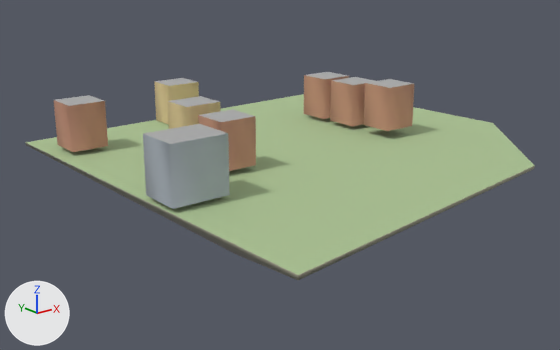
One commit to the glTF model godot_project/remake/sky/islands/SKY-078.lod2.glb: the scene before it, then after it.
Camera for both pictures: a 50 mm camera at (-247.0, -298.0, 105.0) aimed at (-8.0, 1.0, -14.0). The axes (+X, +Y, +Z) are drawn at lower left. The lights are the same throughout. The older version comes first. Vertices at exactly the same position are counted once.

The older version as bpy lines, for what is in view:
```python
me_buildings = bpy.data.meshes.new('buildings')
me_buildings.from_pydata(...)  # 64 vertices, 80 faces; spans x -102.0..65.0, y -49.0..92.0, z 0.0..28.0
me_buildings.materials.append(mat_sky_lod_bldg)
me_deck = bpy.data.meshes.new('deck')
me_deck.from_pydata(...)  # 6 vertices, 5 faces; spans x -105.0..122.0, y -123.0..99.0, z 0.0
me_deck.materials.append(mat_sky_deck)
me_rock = bpy.data.meshes.new('rock')
me_rock.from_pydata(...)  # 23 vertices, 39 faces; spans x -105.0..122.0, y -123.0..99.0, z -56.0..0.0
me_rock.materials.append(mat_sky_rock)
ob_buildings = bpy.data.objects.new('buildings', me_buildings)
ob_buildings.location = (0.0, 0.0, 0.0)
ob_deck = bpy.data.objects.new('deck', me_deck)
ob_deck.location = (0.0, 0.0, 0.0)
ob_rock = bpy.data.objects.new('rock', me_rock)
ob_rock.location = (0.0, 0.0, 0.0)
```
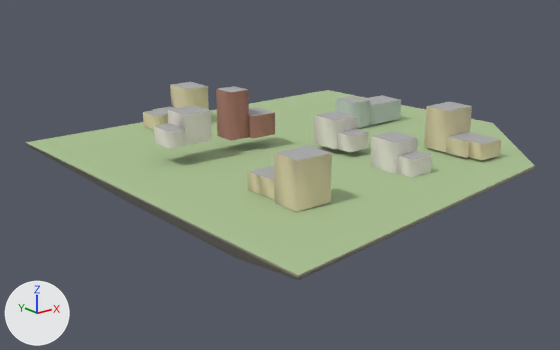
Where the change shows, as pixel boxes [x1, y1, x2, y2] in the pictures (560 x 350 px; the box of a moved part takes in the faces that stretch with it):
'buildings', reshaped: before [54, 72, 414, 209]; after [143, 82, 501, 212]
part 1 of me_buildings, moved or reshaped: before [168, 96, 220, 129]; after [216, 86, 249, 141]
part 2 of me_buildings, moved or reshaped: before [198, 109, 256, 171]; after [249, 107, 275, 139]
part 3 of me_buildings, moved or reshaped: before [364, 79, 414, 131]; after [424, 102, 472, 153]
part 4 of me_buildings, moved or reshaped: before [330, 77, 374, 126]; after [446, 132, 486, 158]
part 5 of me_buildings, moved or reshaped: before [304, 72, 349, 119]; after [469, 136, 501, 160]
part 6 of me_buildings, moved or reshaped: before [154, 78, 199, 125]; after [143, 110, 168, 130]
part 7 of me_buildings, moved or reshaped: before [143, 124, 230, 209]; after [274, 145, 332, 212]
part 8 of me_buildings, moved or reshaped: before [54, 95, 108, 152]; after [260, 172, 275, 200]
part 9 of me_buildings, added: after [248, 166, 274, 194]
part 10 of me_buildings, added: after [314, 111, 357, 149]
part 11 of me_buildings, added: after [337, 129, 369, 152]
part 12 of me_buildings, added: after [364, 95, 401, 125]
part 13 of me_buildings, added: after [336, 96, 370, 128]
part 14 of me_buildings, added: after [370, 131, 418, 174]
part 15 of me_buildings, added: after [397, 151, 432, 177]
part 16 of me_buildings, added (beige): after [153, 82, 209, 114]
part 17 of me_buildings, added: after [154, 106, 212, 149]

Patch to the scene script:
```diff
--- a/godot_project/remake/sky/islands/SKY-078.lod2.glb.py
+++ b/godot_project/remake/sky/islands/SKY-078.lod2.glb.py
@@ me_buildings @@
-me_buildings.from_pydata(...)  # 64 vertices, 80 faces; spans x -102.0..65.0, y -49.0..92.0, z 0.0..28.0
+me_buildings.from_pydata(...)  # 150 vertices, 190 faces; spans x -70.0..85.0, y -80.0..87.0, z 0.0..31.0
+# me_buildings part 1: the loose piece of 8 vertices spanning x -60.0..-41.0, y 6.0..22.0, z 5.0..28.0 is scaled about its middle by (0.579, 0.706, 1.06), then moved by (23.0, 0.0, 2.0)
+# me_buildings part 2: the loose piece of 8 vertices spanning x -60.0..-41.0, y -22.0..-4.0, z 2.0..26.0 is scaled about its middle by (0.737, 0.889, 0.492), then moved by (35.0, 26.0, -2.0)
+# me_buildings part 3: the loose piece of 8 vertices spanning x 46.0..65.0, y -22.0..-4.0, z 5.0..28.0 is scaled about its middle by (0.947, 0.778, 0.907), then moved by (1.0, -40.0, -5.0)
+# me_buildings part 4: the loose piece of 8 vertices spanning x 46.0..65.0, y 4.0..22.0, z 2.0..25.0 is scaled about its middle by (0.842, 0.667, 0.354), then moved by (0.0, -80.0, -9.0)
+# me_buildings part 5: the loose piece of 8 vertices spanning x 46.0..65.0, y 28.0..46.0, z 2.0..25.0 is scaled about its middle by (0.737, 0.444, 0.354), then moved by (2.0, -113.0, -8.0)
+# me_buildings part 6: the loose piece of 8 vertices spanning x -28.0..-8.0, y 75.0..92.0, z 0.0..23.0 is scaled about its middle by (0.421, 0.824, 0.36), then moved by (-18.0, -6.0, -7.0)
+# me_buildings part 7: the loose piece of 8 vertices spanning x -102.0..-74.0, y -49.0..-28.0, z 2.0..28.0 is scaled about its middle by (0.667, 0.667, 0.805), then moved by (34.0, -33.0, -4.0)
+# me_buildings part 8: the loose piece of 8 vertices spanning x -98.0..-78.0, y 52.0..70.0, z 2.0..25.0 is scaled about its middle by (0.842, 0.667, 0.354), then moved by (35.0, -119.0, -9.0)
+# me_buildings part 9: the loose piece of 8 vertices spanning x -60.0..-41.0, y 6.0..22.0, z 5.0..28.0 is copied, and the copy is scaled about its middle by (0.737, 0.471, 0.36), then moved by (-4.0, -62.0, -12.0); it spans x -61.0..-47.0, y -52.0..-44.0, z 0.0..9.0
+# me_buildings part 10: the loose piece of 8 vertices spanning x 46.0..65.0, y -22.0..-4.0, z 5.0..28.0 is copied, and the copy is scaled about its middle by (0.789, 0.833, 0.631), then moved by (-43.0, -5.0, -6.0); it spans x 5.0..20.0, y -26.0..-11.0, z 3.0..17.0
+# me_buildings part 11: the loose piece of 8 vertices spanning x 46.0..65.0, y -22.0..-4.0, z 5.0..28.0 is copied, and the copy is scaled about its middle by (0.684, 0.5, 0.354), then moved by (-42.0, -17.0, -9.0); it spans x 7.0..20.0, y -35.0..-26.0, z 3.0..11.0
+# me_buildings part 12: the loose piece of 8 vertices spanning x 46.0..65.0, y 4.0..22.0, z 2.0..25.0 is copied, and the copy is scaled about its middle by (1.37, 0.889, 0.492), then moved by (16.0, -1.0, -7.0); it spans x 59.0..85.0, y 4.0..20.0, z 1.0..12.0
+# me_buildings part 13: the loose piece of 8 vertices spanning x 46.0..65.0, y 4.0..22.0, z 2.0..25.0 is copied, and the copy is scaled about its middle by (0.632, 0.833, 0.631), then moved by (-2.0, -2.0, -6.0); it spans x 47.0..59.0, y 4.0..19.0, z 1.0..15.0
+# me_buildings part 14: the loose piece of 8 vertices spanning x -60.0..-41.0, y -22.0..-4.0, z 2.0..26.0 is copied, and the copy is scaled about its middle by (0.789, 0.833, 0.631), then moved by (63.0, -45.0, -7.0); it spans x 5.0..20.0, y -66.0..-51.0, z 0.0..15.0
+# me_buildings part 15: the loose piece of 8 vertices spanning x 46.0..65.0, y -22.0..-4.0, z 5.0..28.0 is copied, and the copy is scaled about its middle by (0.684, 0.5, 0.354), then moved by (-42.0, -57.0, -12.0); it spans x 7.0..20.0, y -75.0..-66.0, z 0.0..8.0
+# me_buildings part 16: a new loose piece of 15 vertices spanning x -32.0..-6.0, y 69.0..87.0, z 0.0..21.0, in mat_sky_lod_bldg
+# me_buildings part 17: a new loose piece of 15 vertices spanning x -70.0..-46.0, y 6.0..20.0, z 9.0..24.0, in mat_sky_lod_bldg
 me_buildings.materials.append(mat_sky_lod_bldg)
```
